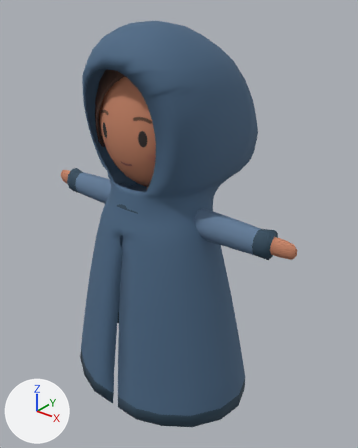
Before and after pictures for a commit that changed the glTF model assets/studies/traveller.glb.
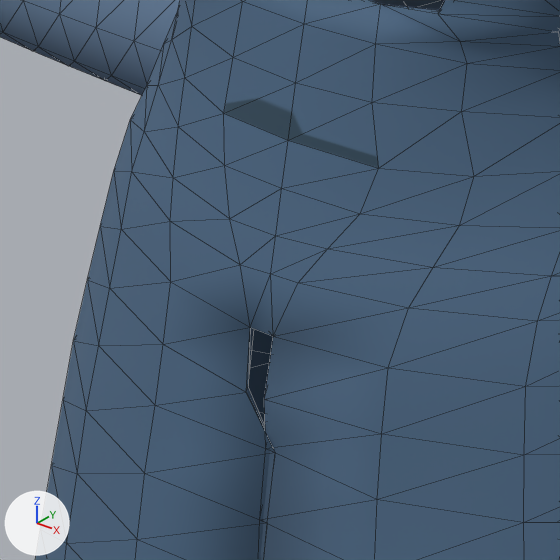
Each version is shown whole from a 50 mm lens placed at (2.48, -2.85, 3.56), pointed at (0.09, 0.15, 1.7), then close up on the part from 24% to 45% of the width and 43% to 60% of the height. Arrows for +X, +Y and +Z are at lower left; the lights stay in place. The last two pictures show the newer version. The close-ups show mesh edges as thin lines. Vertices at exactly the same position are counted once.

In view in the first close-up: 'Body', 'Garment'.
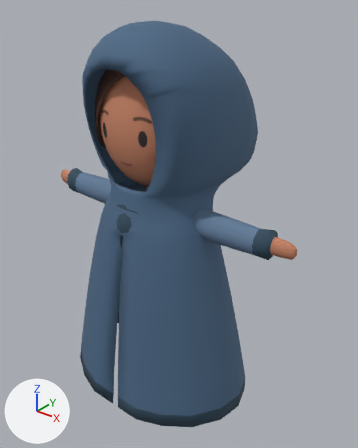
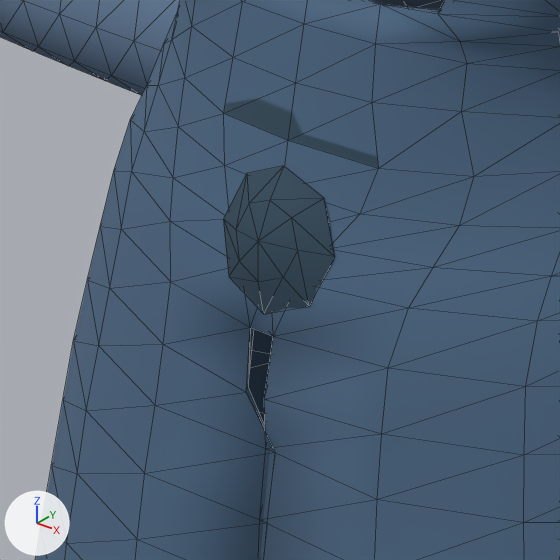
Commit message: Give the cloak a built clasp at the throat

The change, as a list of edits to the scene's bpy script:
```text
Change me_cloakshell:
    used by ob_garment; location = (0.0, 0.0, 0.0)
    remove me_cloakshell.from_pydata(...)  # 945 vertices, 1810 faces; spans x -0.87..0.87, y -0.66..0.76, z 0.18..3.33
    add me_cloakshell.from_pydata(...)  # 961 vertices, 1830 faces; spans x -0.87..0.87, y -0.66..0.76, z 0.18..3.33
    me_cloakshell part 1: a new loose piece of 17 vertices spanning x -0.08..0.08, y -0.46..-0.41, z 1.82..1.98, in mat_travellerdrawingbody (picture img_traveller_drawing_atlas)
    other edits to the shape of me_cloakshell do not show in these pictures
```

What differs and where, as boxes [x1, y1, x2, y2] in the close-ups (560 x 560 px):
part 1 of me_cloakshell, added (blue): after [223, 166, 335, 314]
